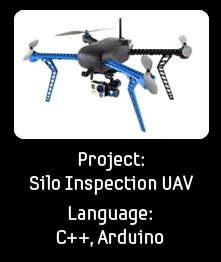
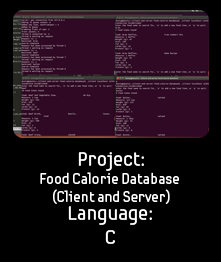
The second 221 x 262 image is a revision of the first. Changes to its layers:
renamed "Language: C++, Arduino" to "Language: C", painted on it over (x1=56, y1=228, x2=164, y2=247)
renamed "Project: Silo Inspection UAV" to "Project: Food Calorie Database (Client and Server)", painted on it over (x1=30, y1=172, x2=193, y2=204)
added layer "Layer 4" above "Layer 3" over (x1=13, y1=10, x2=209, y2=247)
added layer "Layer 3" above "iris.thumb" over (x1=13, y1=10, x2=209, y2=247)
hid "iris.thumb" over (x1=13, y1=10, x2=209, y2=247)
